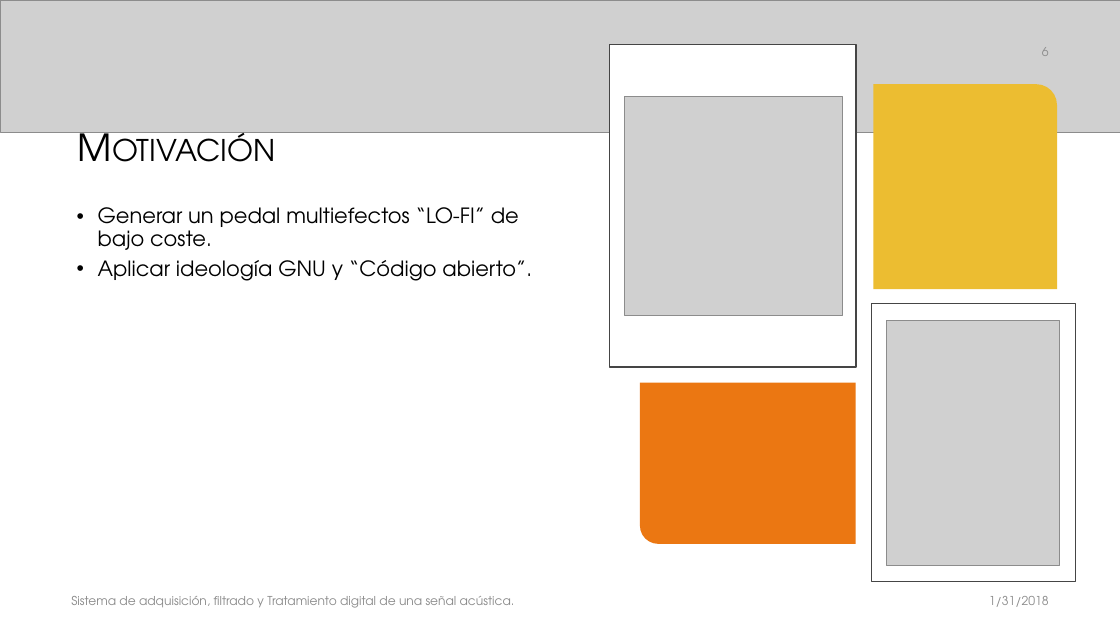
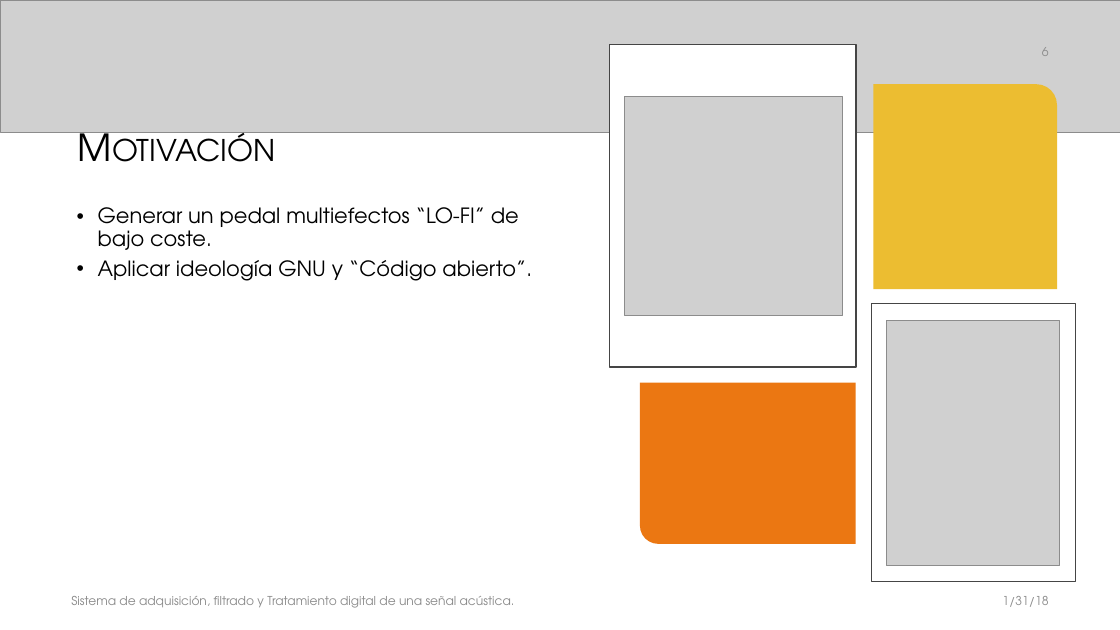
Before and after one commit to galledohm/Prueba1, a slide deck: slide 6 of Subsis/Presentación/Sistema de adquisición, filtrado y Tratamiento digital.pptx. Drawn at 1120x630 pixels with LibreOffice and Linux fonts; fonts in the diff are those of the drawing; grey boxes stand for pictures; background and template pictures are left out. Boxes give left, top, right and bottom in pixels: in the first picture for what was removed or moved away, otherwise in the second. Text is boxed around its words. In the diff, an @@ line names an element or a change of style, - is before the commit and + after.

```diff
--- a/Subsis/Presentación/Sistema de adquisición, filtrado y Tratamiento digital.pptx
+++ b/Subsis/Presentación/Sistema de adquisición, filtrado y Tratamiento digital.pptx
@@ text at bbox=[1002, 596, 1048, 607]: text changed @@
-1/31/2018
+1/31/18
```
Also in this commit, not shown: 27 other slides changed.
